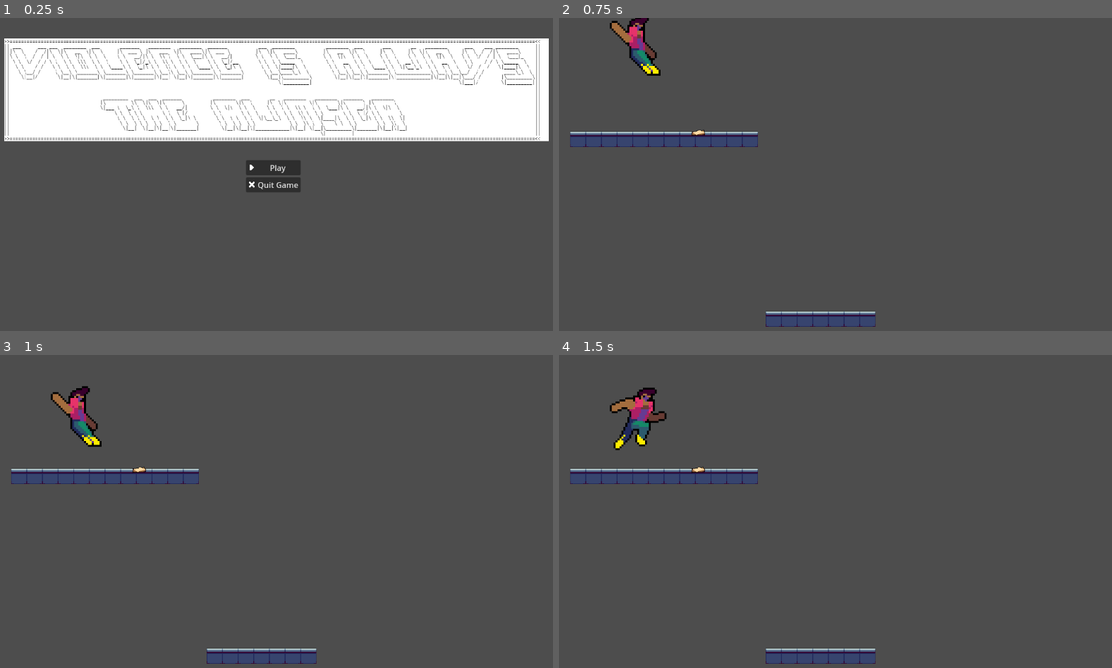
Above: before the commit, frames 1-4 (two rows, left to right).
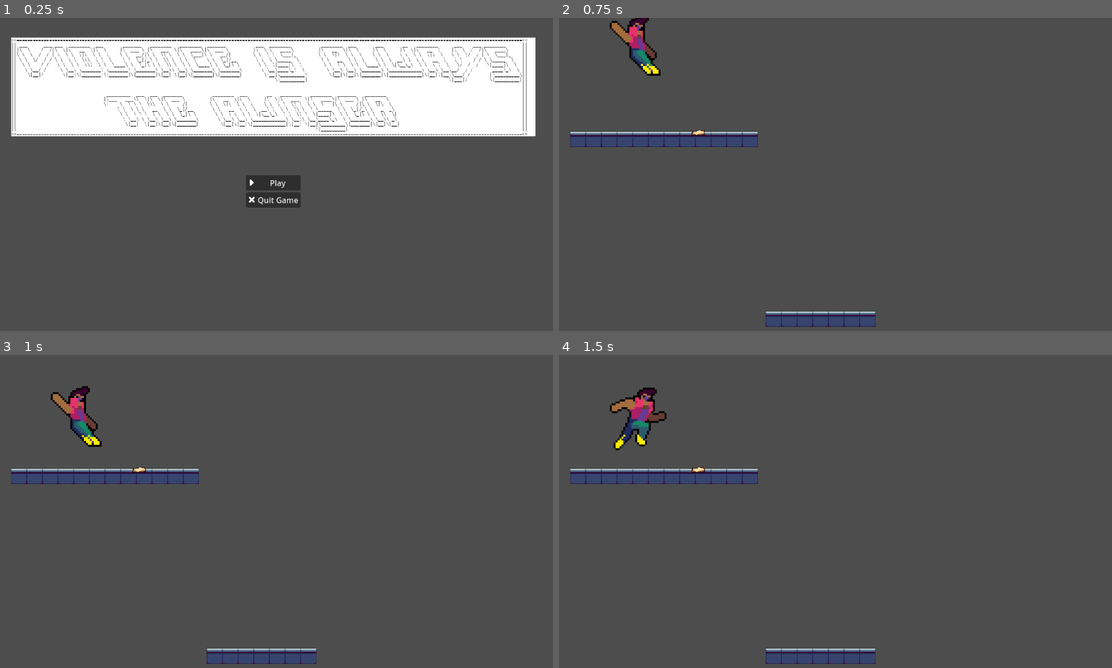
Above: after the commit, the same moments.

Repository: MiniJam-Cyber-Team-RTL/CyberProject
Game: Godot game, scene res://Scenes/Components/UI/Menu/menu.tscn
Two runs of this game, one before a commit and one after it. Both use one fixed random seed, a clock stepped at 60 frames per second and the inputs below. Before the commit the project starts from res://Scenes/Components/UI/menu.tscn.
Inputs:
- Up to frame 1 (0.25 s): no input
- Up to frame 2 (0.75 s): click "Play" at 0.5 s
- Up to frame 3 (1 s): no input
- Up to frame 4 (1.5 s): tap Enter (ui_accept) at 1.25 s; hold Right (ui_right) from 1.28 s (still down)

The runs differ from the first frame. In frame 1, 10% of the frame differs, in the area x 0-100%, y 6-61%; in frame 2, nothing differs; in frame 3, nothing differs; in frame 4, nothing differs.

Commit message:
[FIX] Sort files in folder & fix img display

Diff:
--- /dev/null
+++ b/Game/Scenes/Components/UI/Menu/menu.tscn
@@ -0,0 +1,54 @@
+[gd_scene load_steps=5 format=3 uid="uid://btqrrm4t52pby"]
+
+[ext_resource type="Script" path="res://Scenes/Components/UI/Menu/menu.gd" id="1_ylw66"]
+[ext_resource type="Texture2D" uid="uid://c7v88l0a8u2vj" path="res://Assets/Images/Icons/menu_title.png" id="2_u2j7l"]
+[ext_resource type="Texture2D" uid="uid://d3en2btd55vcs" path="res://Assets/Images/Icons/play.png" id="3_hyvqp"]
+[ext_resource type="Texture2D" uid="uid://bt0km5e7vcxr8" path="res://Assets/Images/Icons/quit.png" id="4_tkt7j"]
+
+[node name="Menu" type="Control"]
+layout_mode = 3
+anchors_preset = 15
+anchor_right = 1.0
+anchor_bottom = 1.0
+grow_horizontal = 2
+grow_vertical = 2
+script = ExtResource("1_ylw66")
+
+[node name="MarginContainer" type="MarginContainer" parent="."]
+layout_mode = 0
+offset_right = 1152.0
+offset_bottom = 648.0
+theme_override_constants/margin_left = 40
+theme_override_constants/margin_top = 40
+theme_override_constants/margin_right = 40
+theme_override_constants/margin_bottom = 40
+
+[node name="HBoxContainer" type="VBoxContainer" parent="MarginContainer"]
+layout_mode = 2
+theme_override_constants/separation = 80
+alignment = 1
+
+[node name="TextureRect" type="TextureRect" parent="MarginContainer/HBoxContainer"]
+layout_mode = 2
+size_flags_vertical = 0
+texture = ExtResource("2_u2j7l")
+expand_mode = 5
+
+[node name="VBoxContainer" type="VBoxContainer" parent="MarginContainer/HBoxContainer"]
+layout_mode = 2
+size_flags_horizontal = 4
+size_flags_vertical = 2
+alignment = 1
+
+[node name="Play" type="Button" parent="MarginContainer/HBoxContainer/VBoxContainer"]
+layout_mode = 2
+text = "Play"
+icon = ExtResource("3_hyvqp")
+
+[node name="Quit game" type="Button" parent="MarginContainer/HBoxContainer/VBoxContainer"]
+layout_mode = 2
+text = "Quit Game"
+icon = ExtResource("4_tkt7j")
+
+[connection signal="pressed" from="MarginContainer/HBoxContainer/VBoxContainer/Play" to="." method="_on_play_pressed"]
+[connection signal="pressed" from="MarginContainer/HBoxContainer/VBoxContainer/Quit game" to="." method="_on_quit_game_pressed"]
--- a/Game/Scenes/Components/UI/menu.tscn
+++ /dev/null
@@ -1,46 +0,0 @@
-[gd_scene load_steps=5 format=3 uid="uid://btqrrm4t52pby"]
-
-[ext_resource type="Script" path="res://Scenes/Components/UI/menu.gd" id="1_7wwwo"]
-[ext_resource type="Texture2D" uid="uid://d3en2btd55vcs" path="res://Assets/Images/UI/play.png" id="2_i4u3y"]
-[ext_resource type="Texture2D" uid="uid://bt0km5e7vcxr8" path="res://Assets/Images/UI/quit.png" id="3_lvulb"]
-[ext_resource type="Texture2D" uid="uid://c7v88l0a8u2vj" path="res://Assets/Images/UI/menu_title.png" id="4_e784y"]
-
-[node name="Menu" type="Control"]
-layout_mode = 3
-anchors_preset = 15
-anchor_right = 1.0
-anchor_bottom = 1.0
-grow_horizontal = 2
-grow_vertical = 2
-script = ExtResource("1_7wwwo")
-
-[node name="MarginContainer" type="MarginContainer" parent="."]
-layout_mode = 0
-offset_right = 1152.0
-offset_bottom = 648.0
-
-[node name="HBoxContainer" type="HBoxContainer" parent="MarginContainer"]
-layout_mode = 2
-alignment = 1
-
-[node name="VBoxContainer" type="VBoxContainer" parent="MarginContainer/HBoxContainer"]
-layout_mode = 2
-alignment = 1
-
-[node name="Play" type="Button" parent="MarginContainer/HBoxContainer/VBoxContainer"]
-layout_mode = 2
-text = "Play"
-icon = ExtResource("2_i4u3y")
-
-[node name="Quit game" type="Button" parent="MarginContainer/HBoxContainer/VBoxContainer"]
-layout_mode = 2
-text = "Quit Game"
-icon = ExtResource("3_lvulb")
-
-[node name="MenuTitle" type="Sprite2D" parent="."]
-position = Vector2(582.523, 147)
-scale = Vector2(0.954545, 0.954545)
-texture = ExtResource("4_e784y")
-
-[connection signal="pressed" from="MarginContainer/HBoxContainer/VBoxContainer/Play" to="." method="_on_play_pressed"]
-[connection signal="pressed" from="MarginContainer/HBoxContainer/VBoxContainer/Quit game" to="." method="_on_quit_game_pressed"]
--- a/Game/project.godot
+++ b/Game/project.godot
@@ -11,12 +11,12 @@
 [application]
 
 config/name="CyberProject"
-run/main_scene="res://Scenes/Components/UI/menu.tscn"
+run/main_scene="res://Scenes/Components/UI/Menu/menu.tscn"
 config/features=PackedStringArray("4.3", "Forward Plus")
 boot_splash/bg_color=Color(0.704024, 0.2328, 0.317516, 1)
-boot_splash/image="res://Assets/Images/UI/icon.png"
+boot_splash/image="res://Assets/Images/Icons/icon.png"
 boot_splash/use_filter=false
-config/icon="res://Assets/Images/UI/icon.png"
+config/icon="res://Assets/Images/Icons/icon.png"
 
 [dotnet]
 
Renamed: Game/Assets/Images/UI/icon.png -> Game/Assets/Images/Icons/icon.png
Not shown, changed: Game/Assets/Images/Icons/icon.png.import
Renamed: Game/Assets/Images/UI/menu_title.png -> Game/Assets/Images/Icons/menu_title.png
Not shown, changed: Game/Assets/Images/Icons/menu_title.png.import
Renamed: Game/Assets/Images/UI/play.png -> Game/Assets/Images/Icons/play.png
Not shown, changed: Game/Assets/Images/Icons/play.png.import
Renamed: Game/Assets/Images/UI/quit.png -> Game/Assets/Images/Icons/quit.png
Not shown, changed: Game/Assets/Images/Icons/quit.png.import
Renamed: Game/Scenes/Components/UI/menu.gd -> Game/Scenes/Components/UI/Menu/menu.gd
